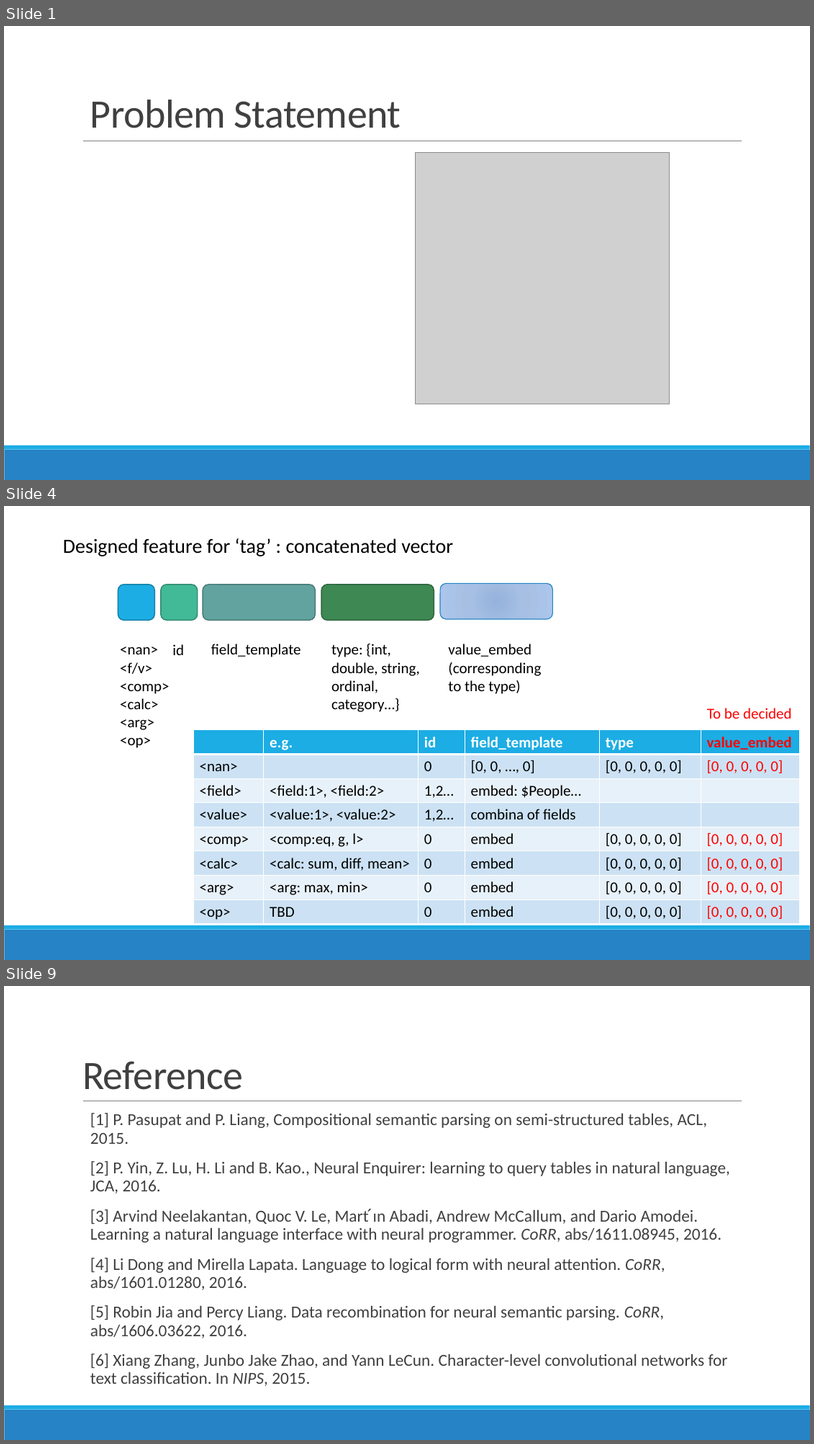
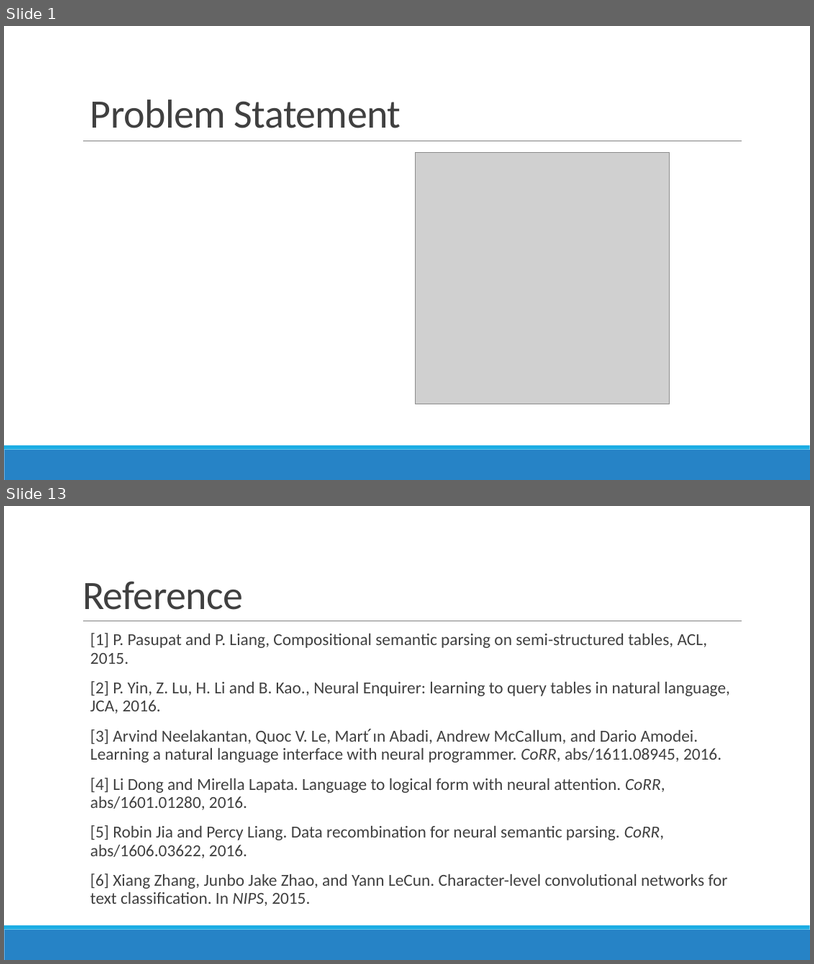
Before and after one commit to richardxiong/dnnQuery, a slide deck: dnnQuery2.pptx. Shown one above the other, each under a label of ours: slides 1, 4 and 9 before the commit, slides 1 and 13 after it; the slides between them are not shown. The pictures are 814x1444 and 814x964 pixels, drawn with LibreOffice and Linux fonts; fonts in the diff are those of the drawing; grey boxes stand for pictures. Boxes give left, top, right and bottom in pixels: in the first picture for what was removed or moved away, otherwise in the second. Text is boxed around its words. In the diff, an @@ line names an element or a change of style, - is before the commit and + after.

```diff
--- a/dnnQuery2.pptx
+++ b/dnnQuery2.pptx
@@ slide 4 removed at (x1=4, y1=506, x2=810, y2=960), background #FFFFFF; not listed: 2 template elements that a slide beside it also shows @@
@@ text removed at (x1=63, y1=538, x2=453, y2=556) @@
-Designed feature for ‘tag’ : concatenated vector
@@ rounded rectangle removed at (x1=118, y1=584, x2=155, y2=620) @@
@@ rounded rectangle removed at (x1=161, y1=584, x2=198, y2=620) @@
@@ rounded rectangle removed at (x1=203, y1=584, x2=316, y2=620) @@
@@ rounded rectangle removed at (x1=322, y1=584, x2=434, y2=620) @@
@@ rounded rectangle removed at (x1=441, y1=584, x2=553, y2=619) @@
@@ text removed at (x1=120, y1=646, x2=169, y2=748) @@
-<nan>
-<f/v>
-<comp>
-<calc>
-<arg>
-<op>
@@ text removed at (x1=172, y1=644, x2=184, y2=655) @@
-id
@@ text removed at (x1=211, y1=644, x2=301, y2=657) @@
-field_template
@@ text removed at (x1=332, y1=644, x2=419, y2=712) @@
-type: {int, double, string, ordinal, category…}
@@ text removed at (x1=448, y1=644, x2=541, y2=694) @@
-value_embed (corresponding to the type)
@@ text removed at (x1=707, y1=708, x2=792, y2=718) @@
-To be decided
@@ table removed at (x1=193, y1=730, x2=800, y2=924), 8 rows, 6 columns @@
- | e.g. | id | field_template | type | value_embed
-<nan> |  | 0 | [0, 0, …, 0] | [0, 0, 0, 0, 0] | [0, 0, 0, 0, 0]
-<field> | <field:1>, <field:2> | 1,2… | embed: $People… |  | 
-<value> | <value:1>, <value:2> | 1,2… | combina of fields |  | 
-<comp> | <comp:eq, g, l> | 0 | embed | [0, 0, 0, 0, 0] | [0, 0, 0, 0, 0]
-<calc> | <calc: sum, diff, mean> | 0 | embed | [0, 0, 0, 0, 0] | [0, 0, 0, 0, 0]
-<arg> | <arg: max, min> | 0 | embed | [0, 0, 0, 0, 0] | [0, 0, 0, 0, 0]
-<op> | TBD | 0 | embed | [0, 0, 0, 0, 0] | [0, 0, 0, 0, 0]
@@ what was slide 9 is now slide 13 @@
```
Also in this commit, not shown: 3 slides changed, 8 slides added, 3 other slides removed, 1 other file.
